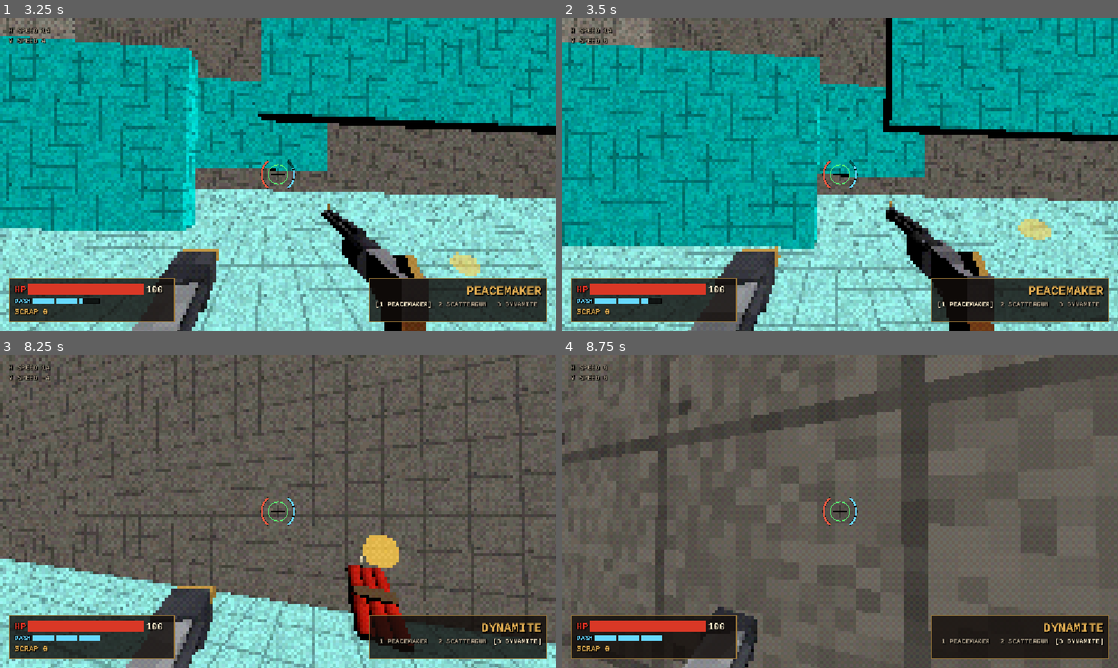
Above: before the commit, frames 1-4 (two rows, left to right).
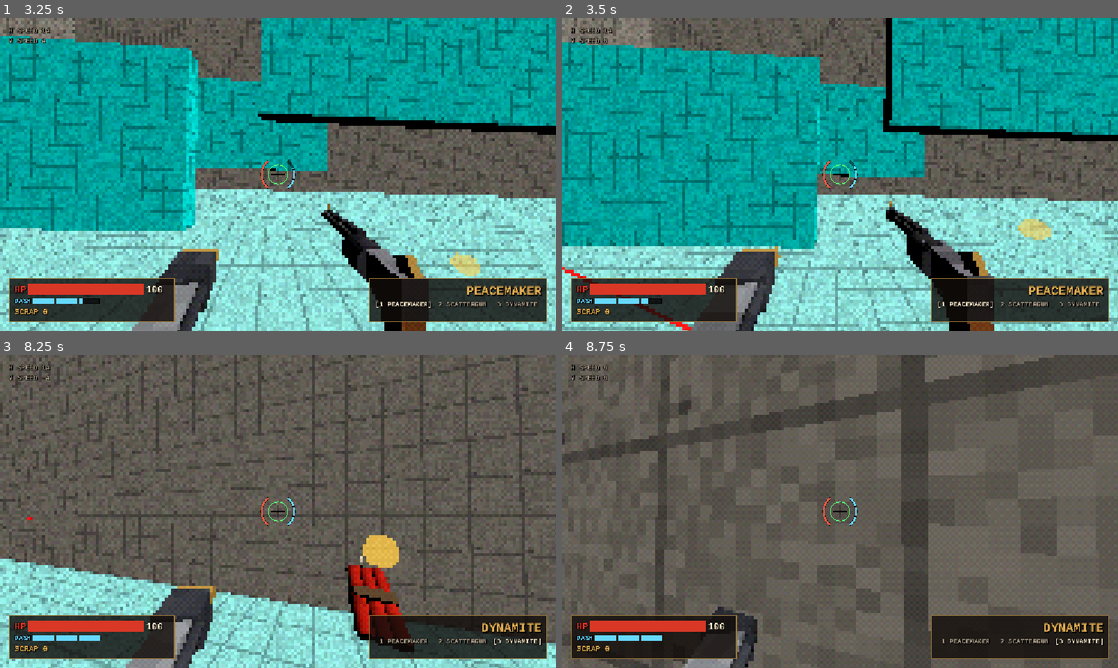
Above: after the commit, the same moments.

Repository: zenix2201-hash/Grapple-Man
Game: Godot game, scene res://Scenes/Testlevel.tscn
The game is run twice, just before and just after one commit, with the same random seed, the same clock (stepped at 60 frames per second) and the same inputs. This scene is started directly instead of the project's main scene.
Inputs (mouse positions are in pixels of both pictures, inside the frame that each line leads up to):
- Up to frame 1 (3.25 s): move the mouse to (272, 180) at 0.52 s; hold Shift (Sprint) 0.53-1.28 s; hold W (move_up) 0.53-2.78 s; tap Space (jump) at 0.77, 1.52, 3.02 s; move the mouse to (316, 177) at 1.27 s; right-click (316, 177) at 1.35 s; move the mouse to (233, 171) at 2.02 s; hold Ctrl (crouch) 2.03-2.78 s; move the mouse to (283, 174) at 2.77 s; hold A (move_left) from 2.78 s (still down); tap E (dash) at 2.85 s
- Up to frame 2 (3.5 s): keep holding A (move_left)
- Up to frame 3 (8.25 s): move the mouse to (255, 505) at 3.52 s; release A (move_left) at 3.53 s; press the mouse at (255, 505) at 3.53 s; hold W (move_up) 3.53-5.78 s; tap Space (jump) at 3.77, 4.52, 6.02, 6.77, 7.52 s; move the mouse to (305, 511) at 4.27 s; release the mouse at (305, 511) at 4.28 s; tap Q (grapple) at 4.35 s; move the mouse to (250, 511) at 5.02 s; tap F (punch) at 5.1 s; move the mouse to (289, 505) at 5.77 s; hold D (move_right) 5.78-6.53 s; tap 1 (weapon_1) at 5.85 s; move the mouse to (272, 517) at 6.52 s; hold 2 (weapon_2) 6.53-7.28 s; hold W (move_up) from 6.53 s (still down); move the mouse to (316, 514) at 7.27 s; tap 3 (weapon_3) at 7.35 s; move the mouse to (233, 508) at 8.02 s; hold Shift (Sprint) from 8.03 s (still down)
- Up to frame 4 (8.75 s): keep holding W (move_up); keep holding Shift (Sprint)

Frame 1 is identical in both runs. In frame 2, 0.2% of the frame differs, in the area x 0-24%, y 79-100%; in frame 3, less than 0.1%; in frame 4, nothing differs.

Commit message:
Resolve Testlevel merge conflict: keep enemies and grapple points
Co-Authored-By: Claude Opus 5.5 <noreply@anthropic.com>
Claude-Session: https://claude.ai/code/session_011zqJy3viLMyAMscRy9bzqb

Diff:
--- a/Scenes/Testlevel.tscn
+++ b/Scenes/Testlevel.tscn
@@ -3,6 +3,9 @@
 [ext_resource type="PackedScene" uid="uid://7w6llavxofx5" path="res://Player/3Dplayer.tscn" id="1_tp4to"]
 [ext_resource type="PackedScene" uid="uid://ce0gkocslorpj" path="res://jump_pad/jump_pad_logic.tscn" id="2_vgkgg"]
 [ext_resource type="PackedScene" uid="uid://cbno17ejbl6y" path="res://jump_pad/boost_pickup.tscn" id="3_7vbj4"]
+[ext_resource type="PackedScene" path="res://Enemies/buzzard.tscn" id="4_i4bxf"]
+[ext_resource type="PackedScene" path="res://Enemies/deadeye.tscn" id="5_ilr6r"]
+[ext_resource type="PackedScene" path="res://Enemies/hound.tscn" id="6_rt1uc"]
 [ext_resource type="PackedScene" uid="uid://bun2aek7gpq84" path="res://Scenes/grapplepoint.tscn" id="4_fm6ny"]
 
 [sub_resource type="StandardMaterial3D" id="StandardMaterial3D_s1fef"]
@@ -438,6 +441,15 @@
 [node name="CSGBox3D" type="CSGBox3D" parent="." unique_id=2107343228]
 transform = Transform3D(1, 0, 0, 0, 1, 0, 0, 0, 1, 110, 0, 0)
 
+[node name="Buzzard" parent="." unique_id=372830223 instance=ExtResource("4_i4bxf")]
+transform = Transform3D(1, 0, 0, 0, 1, 0, 0, 0, 1, 255, 13.35214, 24.08874)
+
+[node name="Deadeye" parent="." unique_id=1377473090 instance=ExtResource("5_ilr6r")]
+transform = Transform3D(1, 0, 0, 0, 1, 0, 0, 0, 1, 255.00002, 6.8576536, -10.891556)
+
+[node name="Hound" parent="." unique_id=1997857926 instance=ExtResource("6_rt1uc")]
+transform = Transform3D(1, 0, 0, 0, 1, 0, 0, 0, 1, 189.96683, 1, 32.31584)
+
 [node name="DirectionalLight3D" type="DirectionalLight3D" parent="." unique_id=954947452]
 transform = Transform3D(-0.73069125, 0.32355693, 0.6011665, 0.32494235, -0.6096003, 0.72304916, 0.6004188, 0.72367007, 0.34029227, 193.551, 128.0842, -3.150776)
 
